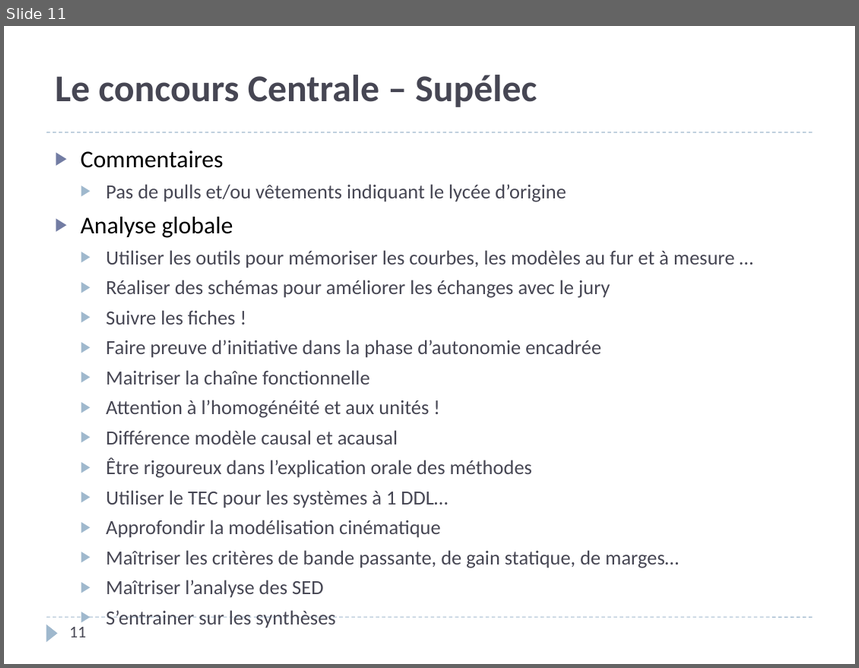
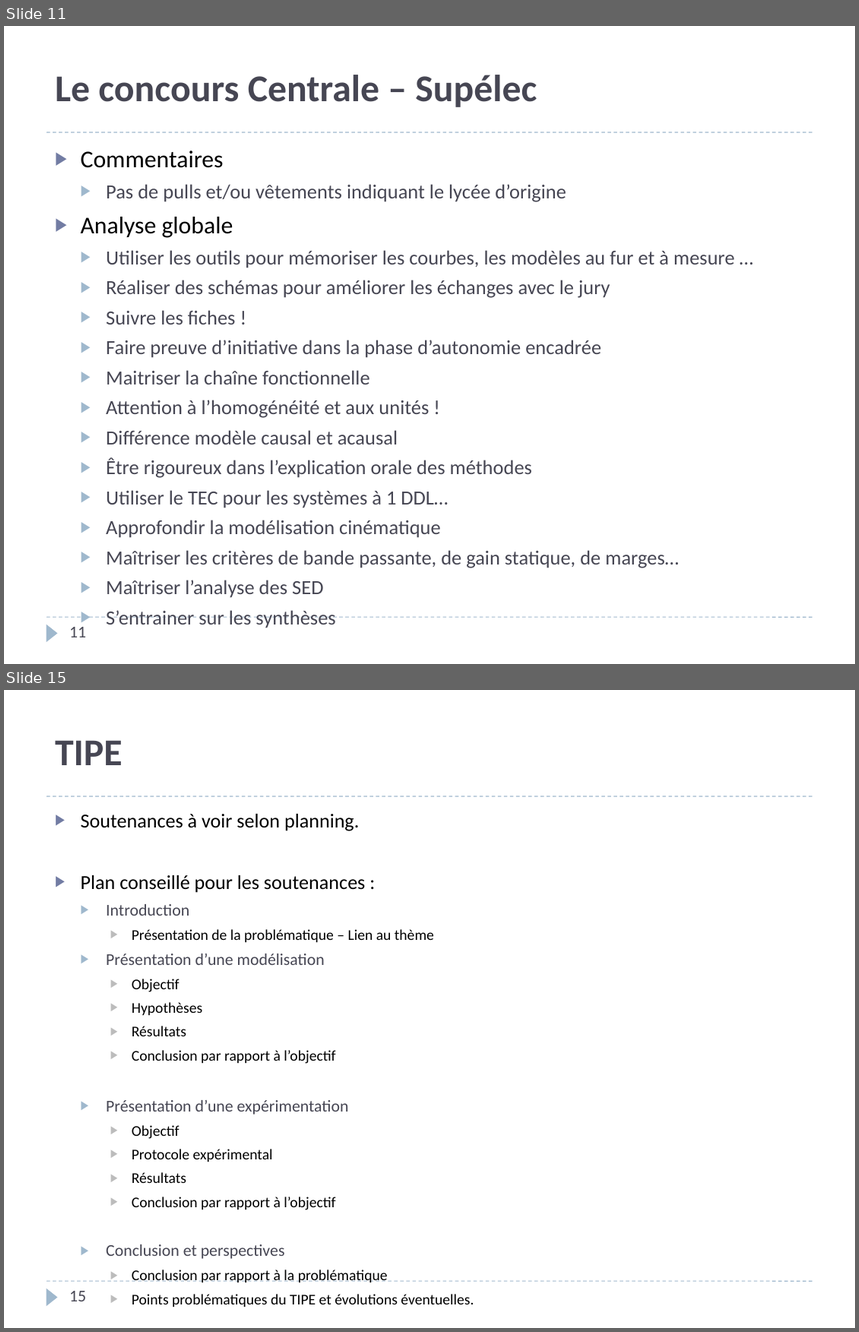
Before and after one commit to xpessoles/PSI, a slide deck: PreparationOral/PreparationOral.pptx. Shown one above the other, each under a label of ours: slide 11 before the commit, slides 11 and 15 after it; the slides between them are not shown. The pictures are 859x668 and 859x1332 pixels, drawn with LibreOffice and Linux fonts; fonts in the diff are those of the drawing. Boxes give left, top, right and bottom in pixels: in the first picture for what was removed or moved away, otherwise in the second. Text is boxed around its words. In the diff, an @@ line names an element or a change of style, - is before the commit and + after.

```diff
--- a/PreparationOral/PreparationOral.pptx
+++ b/PreparationOral/PreparationOral.pptx
@@ slide 15 added at (4, 690, 855, 1328), background #FFFFFF; not listed: 3 template elements that a slide beside it also shows @@
@@ title added at (55, 740, 123, 765), 32 pt, text #464653, bold @@
+TIPE
@@ text added at (81, 814, 474, 1307), 12.6 pt, text #000000 @@
+▶ Soutenances à voir selon planning.
+▶ Plan conseillé pour les soutenances :
+  ▶ Introduction
+    ▶ Présentation de la problématique – Lien au thème
+  ▶ Présentation d’une modélisation
+    ▶ Objectif
+    ▶ Hypothèses
+    ▶ Résultats
+    ▶ Conclusion par rapport à l’objectif
+  ▶ Présentation d’une expérimentation
+    ▶ Objectif
+    ▶ Protocole expérimental
+    ▶ Résultats
+    ▶ Conclusion par rapport à l’objectif
+  ▶ Conclusion et perspectives
+    ▶ Conclusion par rapport à la problématique
+    ▶ Points problématiques du TIPE et évolutions éventuelles.
@@ page number added at (69, 1291, 86, 1302), 14 pt, text #464653 @@
+15
```
Also in this commit, not shown: 3 other slides added, 2 other files.
